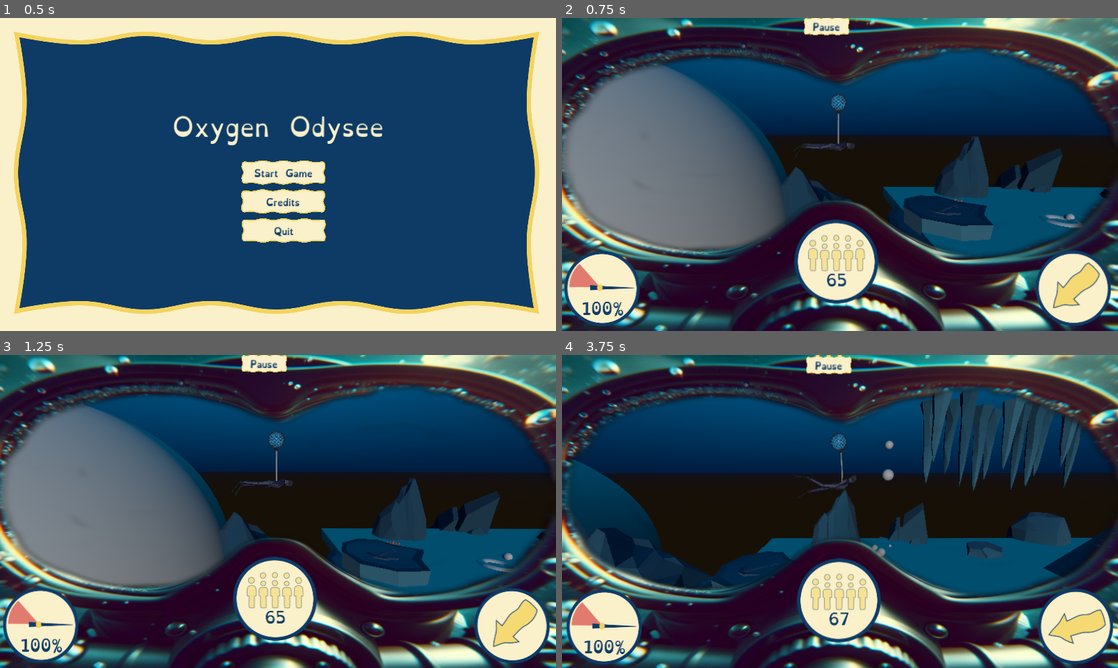
Above: before the commit, frames 1-4 (two rows, left to right).
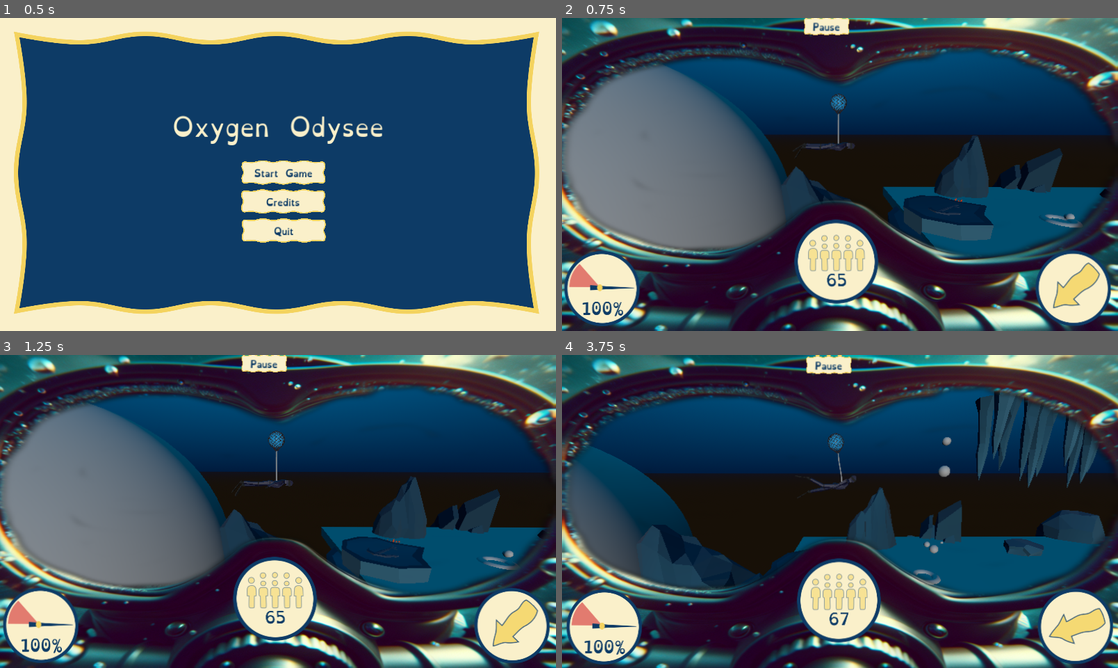
Above: after the commit, the same moments.

Repository: bastifpv/GGJ25
Game: Godot game, scene res://scenes/menu.tscn
Same seed, same stepped clock (60 frames per second), same inputs: the game is played once before the commit and once after it.
Inputs:
- Up to frame 1 (0.5 s): no input
- Up to frame 2 (0.75 s): click "Start Game" at 0.5 s
- Up to frame 3 (1.25 s): no input
- Up to frame 4 (3.75 s): hold D (right) 1.28-2.03 s; hold S (down) 2.03-2.78 s; hold D (right) 2.78-3.53 s; hold W (up) from 3.53 s (still down)

Frame 1 is identical in both runs. In frame 2, less than 0.1% of the frame differs, in the area x 37-94%, y 24-73%; in frame 3, 1.4%; in frame 4, 17%, in the area x 0-99%, y 11-93%.

Commit message:
Better rope - at least a little

Diff:
--- a/scenes/rope.tscn
+++ b/scenes/rope.tscn
@@ -1,6 +1,4 @@
-[gd_scene load_steps=4 format=3 uid="uid://0rudqscbrs5u"]
-
-[sub_resource type="PhysicsMaterial" id="PhysicsMaterial_c86st"]
+[gd_scene load_steps=3 format=3 uid="uid://0rudqscbrs5u"]
 
 [sub_resource type="CylinderMesh" id="CylinderMesh_c0dg7"]
 top_radius = 0.02
@@ -15,12 +13,13 @@
 
 [node name="Rope" type="Node3D"]
 
-[node name="BottomJoint" type="PinJoint3D" parent="."]
+[node name="BottomJoint" type="Generic6DOFJoint3D" parent="."]
 node_a = NodePath("../RigidBody3D")
+angular_limit_z/enabled = false
 
 [node name="RigidBody3D" type="RigidBody3D" parent="."]
-mass = 0.5
-physics_material_override = SubResource("PhysicsMaterial_c86st")
+collision_layer = 0
+collision_mask = 0
 gravity_scale = 0.0
 
 [node name="MeshInstance3D" type="MeshInstance3D" parent="RigidBody3D"]
@@ -39,8 +38,8 @@
 
 [node name="RigidBody3D2" type="RigidBody3D" parent="."]
 transform = Transform3D(1, 0, 0, 0, 1, 0, 0, 0, 1, 0, 0.2, 0)
-mass = 0.5
-physics_material_override = SubResource("PhysicsMaterial_c86st")
+collision_layer = 0
+collision_mask = 0
 gravity_scale = 0.0
 
 [node name="MeshInstance3D" type="MeshInstance3D" parent="RigidBody3D2"]
@@ -59,8 +58,8 @@
 
 [node name="RigidBody3D3" type="RigidBody3D" parent="."]
 transform = Transform3D(1, 0, 0, 0, 1, 0, 0, 0, 1, 0, 0.4, 0)
-mass = 0.5
-physics_material_override = SubResource("PhysicsMaterial_c86st")
+collision_layer = 0
+collision_mask = 0
 gravity_scale = 0.0
 
 [node name="MeshInstance3D" type="MeshInstance3D" parent="RigidBody3D3"]
@@ -79,8 +78,8 @@
 
 [node name="RigidBody3D4" type="RigidBody3D" parent="."]
 transform = Transform3D(1, 0, 0, 0, 1, 0, 0, 0, 1, 0, 0.6, 0)
-mass = 0.5
-physics_material_override = SubResource("PhysicsMaterial_c86st")
+collision_layer = 0
+collision_mask = 0
 gravity_scale = 0.0
 
 [node name="MeshInstance3D" type="MeshInstance3D" parent="RigidBody3D4"]
@@ -99,8 +98,8 @@
 
 [node name="RigidBody3D5" type="RigidBody3D" parent="."]
 transform = Transform3D(1, 0, 0, 0, 1, 0, 0, 0, 1, 0.00190529, 0.8, -6.31809e-05)
-mass = 0.5
-physics_material_override = SubResource("PhysicsMaterial_c86st")
+collision_layer = 0
+collision_mask = 0
 gravity_scale = 0.0
 
 [node name="MeshInstance3D" type="MeshInstance3D" parent="RigidBody3D5"]
Not shown, added: materials/fish2.blend.import
Not shown, added: materials/fish2.fbx.import
